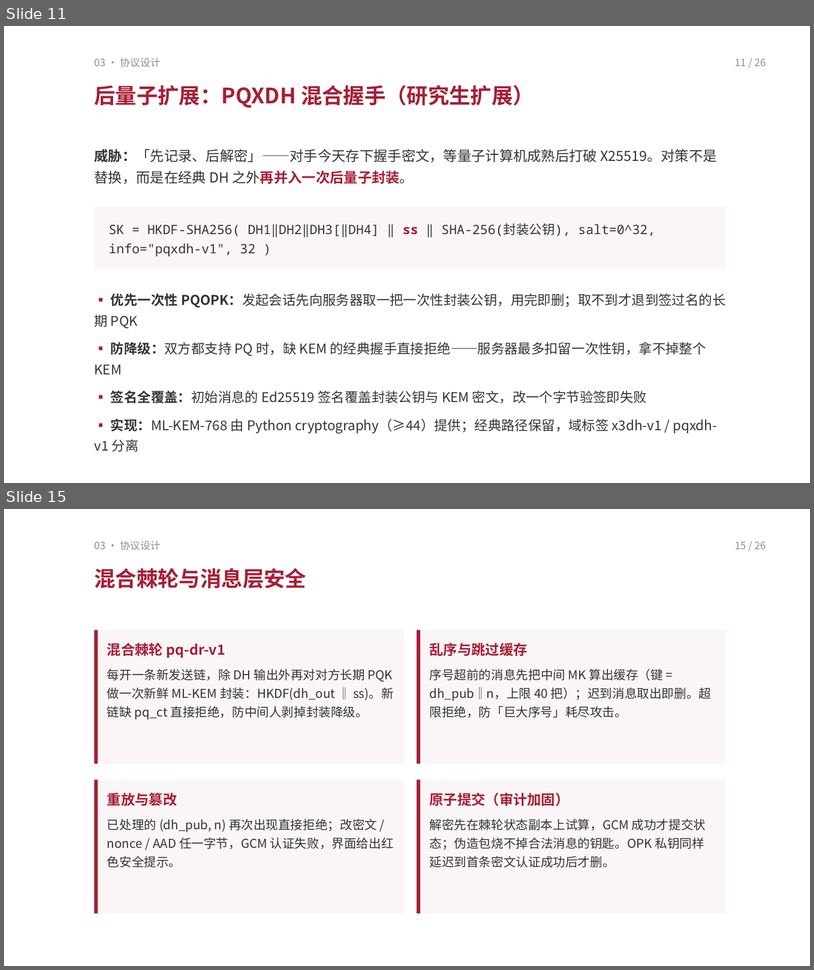
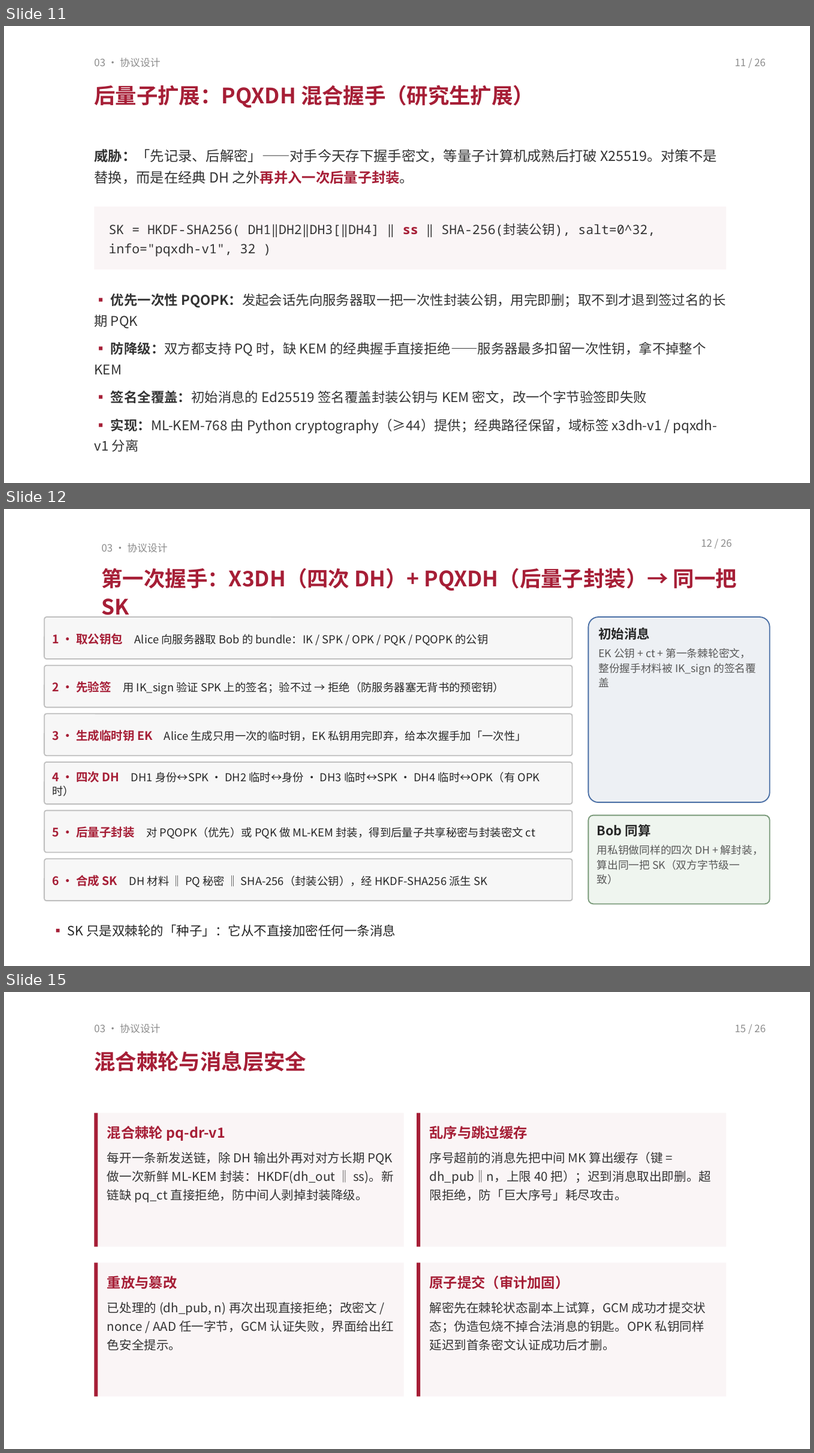
Before and after one commit to TomHaoZi/ECNUchat, a slide deck: 中期汇报/ECNUchat-中期汇报.pptx. Shown one above the other, each under a label of ours: slides 11 and 15 before the commit, slides 11, 12 and 15 after it; the slides between them are not shown. The pictures are 814x970 and 814x1453 pixels, drawn with LibreOffice and Linux fonts; fonts in the diff are those of the drawing. Boxes give left, top, right and bottom in pixels: in the first picture for what was removed or moved away, otherwise in the second. Text is boxed around its words. In the diff, an @@ line names an element or a change of style, - is before the commit and + after.

```diff
--- a/中期汇报/ECNUchat-中期汇报.pptx
+++ b/中期汇报/ECNUchat-中期汇报.pptx
@@ slide 12 added at (4,509,810,966), background #FFFFFF @@
@@ text added at (102,543,168,552), 9 pt, text #8C8C8C @@
+03 · 协议设计
@@ text added at (701,539,732,547), 9 pt, text #8C8C8C @@
+12 / 26
@@ text added at (102,568,737,618), 19 pt, text #A61E36, bold @@
+第一次握手：X3DH（四次 DH）+ PQXDH（后量子封装）→ 同一把 SK
@@ rounded rectangle added at (44,617,573,659), fill #F7F7F7, outline #BFBFBF 1 pt, 9.8 pt, text #262626 @@
+1 · 取公钥包 Alice 向服务器取 Bob 的 bundle：IK / SPK / OPK / PQK / PQOPK 的公钥
@@ rounded rectangle added at (588,617,770,802), fill #EDF0F4, outline #4A6FA5 1 pt, 9.5 pt, text #595959 @@
+初始消息
+EK 公钥 + ct + 第一条棘轮密文，整份握手材料被 IK_sign 的签名覆盖
@@ rounded rectangle added at (44,666,573,708), fill #F7F7F7, outline #BFBFBF 1 pt, 9.8 pt, text #262626 @@
+2 · 先验签 用 IK_sign 验证 SPK 上的签名；验不过 → 拒绝（防服务器塞无背书的预密钥）
@@ rounded rectangle added at (44,714,573,756), fill #F7F7F7, outline #BFBFBF 1 pt, 9.8 pt, text #262626 @@
+3 · 生成临时钥 EK Alice 生成只用一次的临时钥，EK 私钥用完即弃，给本次握手加「一次性」
@@ rounded rectangle added at (44,762,573,804), fill #F7F7F7, outline #BFBFBF 1 pt, 9.8 pt, text #262626 @@
+4 · 四次 DH DH1 身份↔SPK · DH2 临时↔身份 · DH3 临时↔SPK · DH4 临时↔OPK（有 OPK 时）
@@ rounded rectangle added at (44,811,573,853), fill #F7F7F7, outline #BFBFBF 1 pt, 9.8 pt, text #262626 @@
+5 · 后量子封装 对 PQOPK（优先）或 PQK 做 ML-KEM 封装，得到后量子共享秘密与封装密文 ct
@@ rounded rectangle added at (588,816,770,904), fill #EFF5EF, outline #7A9A7A 1 pt, 9.5 pt, text #595959 @@
+Bob 同算
+用私钥做同样的四次 DH + 解封装，算出同一把 SK（双方字节级一致）
@@ rounded rectangle added at (44,859,573,901), fill #F7F7F7, outline #BFBFBF 1 pt, 9.8 pt, text #262626 @@
+6 · 合成 SK DH 材料 ‖ PQ 秘密 ‖ SHA-256（封装公钥），经 HKDF-SHA256 派生 SK
@@ text added at (68,925,396,937), 11.5 pt, text #262626 @@
+▪ SK 只是双棘轮的「种子」：它从不直接加密任何一条消息
```
Also in this commit, not shown: 5 slides changed, 5 other slides added, 6 slides removed, 3 other files.
